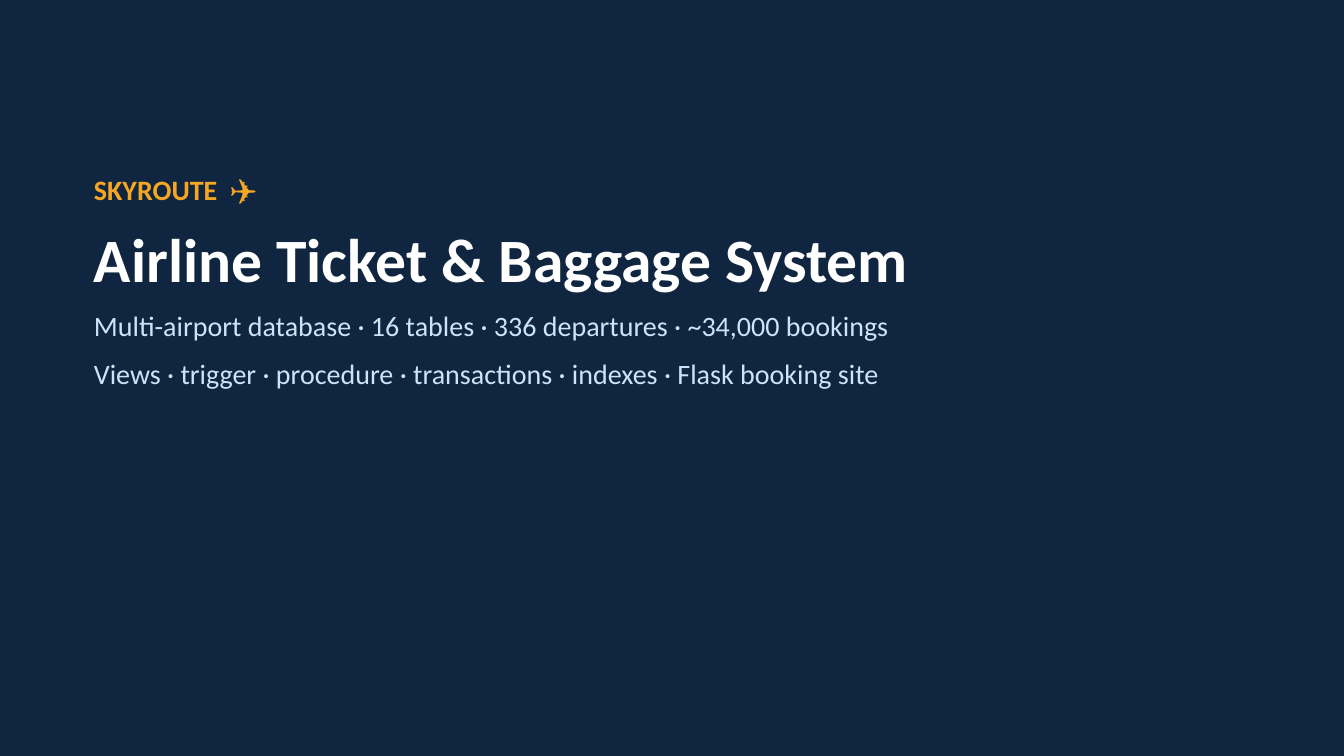
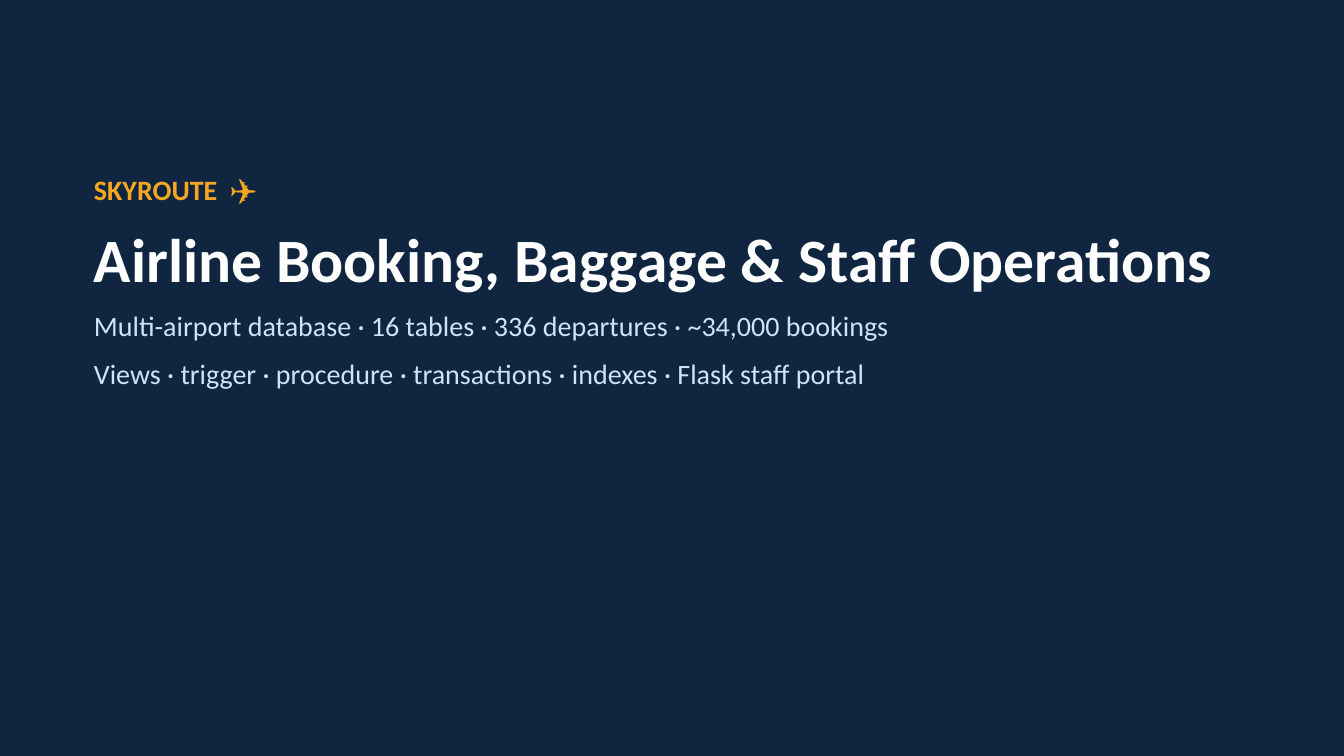
Before and after one commit to Bhaskar-1818/skyroute-dbms-python, a slide deck: slide 1 of dbms/docs/SkyRoute_Slides.pptx. Drawn at 1344x756 pixels with LibreOffice and Linux fonts; fonts in the diff are those of the drawing. Boxes give left, top, right and bottom in pixels: in the first picture for what was removed or moved away, otherwise in the second. Text is boxed around its words. In the diff, an @@ line names an element or a change of style, - is before the commit and + after.

Commit message:
Latest build: flow-layout Chen ER, SkyRoute submission title, Flask seat/XSS/edit/test fixes - 28 checks green

```diff
--- a/dbms/docs/SkyRoute_Slides.pptx
+++ b/dbms/docs/SkyRoute_Slides.pptx
@@ text at (x1=94, y1=238, x2=1212, y2=293): text changed @@
-Airline Ticket & Baggage System
+Airline Booking, Baggage & Staff Operations
@@ text at (x1=94, y1=364, x2=864, y2=389): text changed @@
-Views · trigger · procedure · transactions · indexes · Flask booking site
+Views · trigger · procedure · transactions · indexes · Flask staff portal
```
Also in this commit, not shown: 4 other slides changed, 34 other files.
